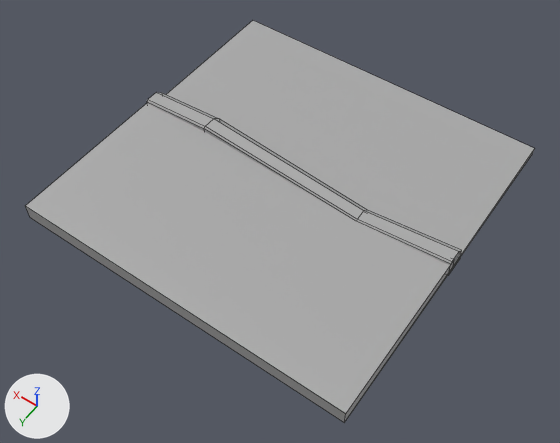
The FBX model Stylish Thief/Assets/3DAssets/Environment/Meshes/Modular_Assets/Flooring/Pavement_Straight.fbx: old version first, new version second.
Both versions are drawn from a 50 mm lens placed at (1.15, -4.17, 3.27), pointed at (2.68, -6.31, -0.08). Every picture has the same lights, and +X, +Y and +Z are marked at lower left. The older version comes first. Mesh edges are drawn as thin lines. Where no turn or scale is listed for an object, it has been applied to the vertices.

The older version as bpy lines, for what is in view:
```python
me_mesh = bpy.data.meshes.new('Mesh')
me_mesh.from_pydata(...)  # 36 vertices, 27 faces; spans x -0.01..2.0, y -2.0..0.0, z 0.0..0.13
me_mesh.materials.append(mat_standardsurface1)  # grey #aaaaaa
ob_w_sidewalk_straight_lp4 = bpy.data.objects.new('W_Sidewalk_Straight_LP4', me_mesh)
ob_w_sidewalk_straight_lp4.location = (1.75, -5.5, 0.0)
```
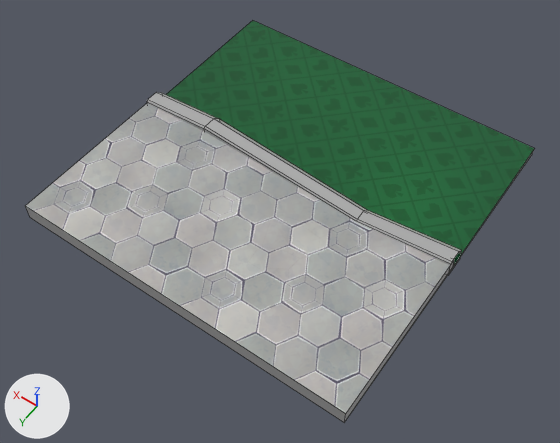
Changed parts and their boxes (x1, y1, x2, y2) in the pictures (560 x 443 px):
'W_Sidewalk_Straight_LP4', recoloured, surface changed (grey to green)
    both: (34, 20, 535, 411)
part 1 of me_mesh, recoloured
    both: (34, 103, 454, 412)
part 2 of me_mesh, recoloured (grey to green)
    both: (166, 20, 535, 265)
part 3 of me_mesh, surface changed (grey to green)
    both: (34, 20, 535, 412)

The change, as a list of edits to the scene's bpy script:
```text
Add img_tiles_flat_standardsurface1_basemap_png:
    img_tiles_flat_standardsurface1_basemap_png = load_image('Tiles_Flat_standardSurface1_BaseMap.png', '../../../Pavement_Tiles/Tiles_Flat_standardSurface1_BaseMap.png', 2048, 2048, 'sRGB')
Add img_base_road_png:
    img_base_road_png = load_image('Base_Road.png', '../../../Textures/Base_Road.png', 2048, 2048, 'sRGB')
Add mat_pavement:
    mat_pavement = principled_material('Pavement')
    mat_pavement.texture = img_tiles_flat_standardsurface1_basemap_png
    mat_pavement.roughness = 0.2
Add mat_road:
    mat_road = principled_material('Road')
    mat_road.texture = img_base_road_png
    mat_road.roughness = 0.2
Change me_mesh:
    where me_mesh.from_pydata(...)  # 36 vertices, 27 faces; spans x -0.01..2.0, y -2.0..0.0, z 0.0..0.13
    used by ob_w_sidewalk_straight_lp4; location = (1.75, -5.5, 0.0)
    me_mesh part 1: the 1 face centred in x 1.0, y -0.5, z 0.1 switches from mat_standardsurface1 (grey #aaaaaa) to mat_pavement (picture img_tiles_flat_standardsurface1_basemap_png)
    me_mesh part 2: the 1 face centred in x 1.0, y -1.5, z 0.04 switches from mat_standardsurface1 (grey #aaaaaa) to mat_road (picture img_base_road_png)
    me_mesh part 3: texture (UV) coordinates of 20 of 27 faces, centred in x 0.26..1.79, y -1.5..-0.5, z 0.01..0.12, changed; they spanned u 0.02..0.8, v 0.02..0.99 and now span u 0.0..1.0, v 0.0..1.0
    add me_mesh.materials.append(mat_pavement)  # picture img_tiles_flat_standardsurface1_basemap_png
    add me_mesh.materials.append(mat_road)  # picture img_base_road_png
```
